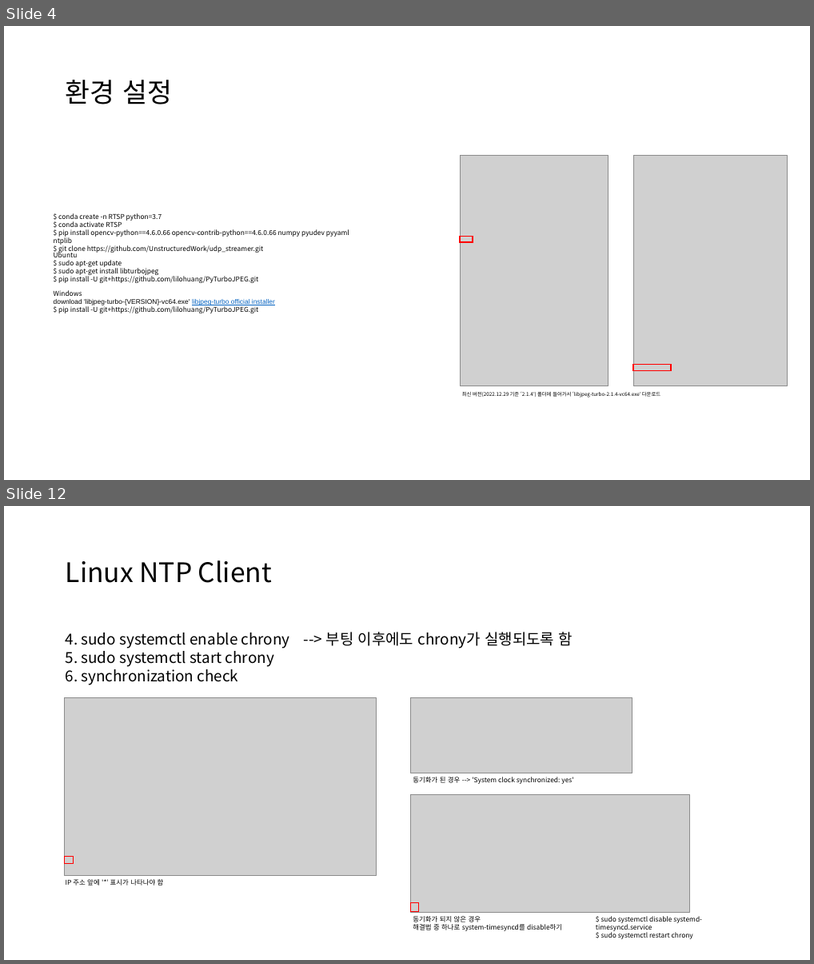
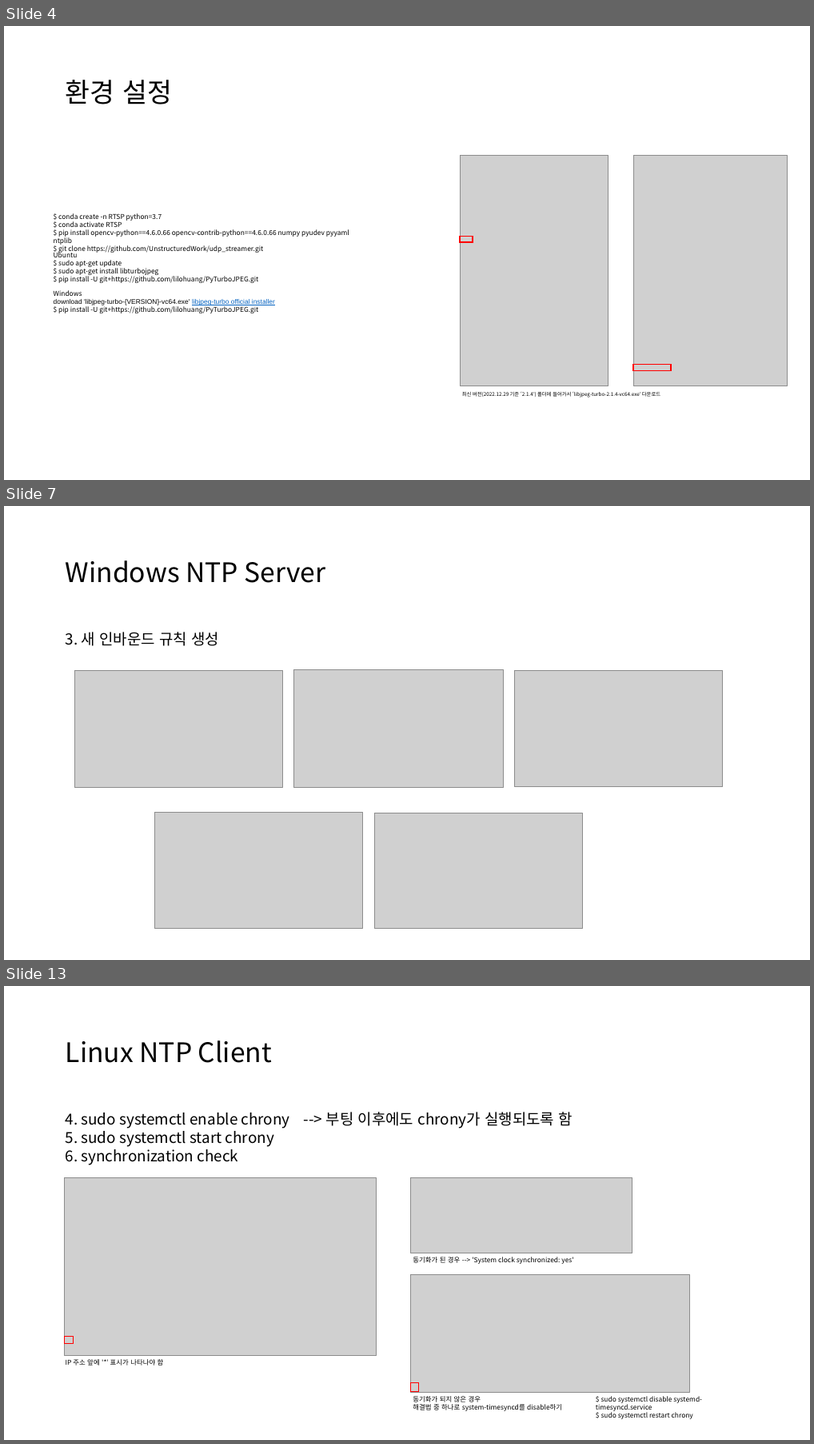
Before and after one commit to UnstructuredWork/udp_server, a slide deck: doc/time_synchronization.pptx. Shown one above the other, each under a label of ours: slides 4 and 12 before the commit, slides 4, 7 and 13 after it; the slides between them are not shown. The pictures are 814x964 and 814x1444 pixels, drawn with LibreOffice and Linux fonts; fonts in the diff are those of the drawing; grey boxes stand for pictures. Boxes give left, top, right and bottom in pixels: in the first picture for what was removed or moved away, otherwise in the second. Text is boxed around its words. In the diff, an @@ line names an element or a change of style, - is before the commit and + after.

```diff
--- a/doc/time_synchronization.pptx
+++ b/doc/time_synchronization.pptx
@@ slide 7 added at [4,506,810,960], background #FFFFFF @@
@@ title added at [66,560,326,583], 32 pt, text #000000 @@
+Windows NTP Server
@@ text added at [66,632,219,646], 18 pt, text #000000 @@
+3. 새 인바운드 규칙 생성
@@ picture added at [74,670,283,787] @@
@@ picture added at [294,670,504,788] @@
@@ picture added at [514,671,723,787] @@
@@ picture added at [155,812,363,928] @@
@@ picture added at [375,812,583,928] @@
@@ what was slide 12 is now slide 13 @@
```
Also in this commit, not shown: 5 slides changed, 6 other slides added, 6 slides removed, 1 other file.
